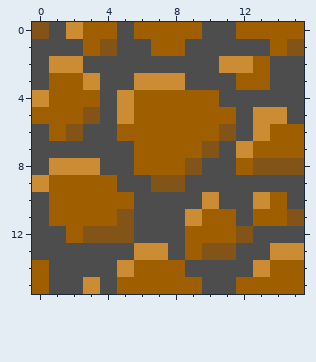
Pixel-art file: art/smallstone.aseprite. Above: the version before the commit.
16x16 pixels, 1 frame.
After:
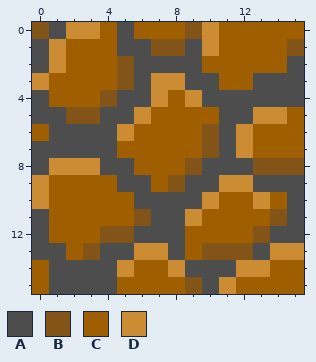
Palette (. is transparent): A #4d4d4d  B #825417  C #9f5f00  D #cc8c33
The exact change:
{"y":0,"x":3,"old":"C","new":"D"}
{"y":0,"x":9,"old":"CAA","new":"BDC"}
{"y":1,"x":1,"old":"AA","new":"DC"}
{"y":1,"x":4,"old":"B","new":"C"}
{"y":1,"x":7,"old":"CC","new":"BB"}
{"y":1,"x":10,"old":"AAAA","new":"DCCC"}
{"y":2,"x":2,"old":"DAAA","new":"CCCB"}
{"y":2,"x":10,"old":"ADD","new":"CCC"}
{"y":2,"x":14,"old":"A","new":"C"}
{"y":3,"x":0,"old":"A","new":"D"}
{"y":3,"x":3,"old":"DAAD","new":"CCBA"}
{"y":3,"x":11,"old":"A","new":"C"}
{"y":3,"x":13,"old":"C","new":"A"}
{"y":4,"x":0,"old":"D","new":"A"}
{"y":4,"x":4,"old":"ADCC","new":"BAAD"}
{"y":4,"x":9,"old":"CC","new":"DA"}
{"y":5,"x":0,"old":"CCC","new":"AAB"}
{"y":5,"x":5,"old":"DC","new":"AD"}
{"y":5,"x":11,"old":"C","new":"A"}
{"y":5,"x":15,"old":"A","new":"C"}
{"y":6,"x":0,"old":"ACB","new":"CAA"}
{"y":6,"x":5,"old":"C","new":"D"}
{"y":6,"x":10,"old":"CBAD","new":"BADC"}
{"y":7,"x":5,"old":"A","new":"C"}
{"y":8,"x":12,"old":"C","new":"A"}
{"y":9,"x":7,"old":"B","new":"C"}
{"y":9,"x":11,"old":"AA","new":"DD"}
{"y":10,"x":0,"old":"A","new":"D"}
{"y":10,"x":11,"old":"AA","new":"CC"}
{"y":11,"x":5,"old":"BA","new":"CB"}
{"y":11,"x":12,"old":"A","new":"C"}
{"y":11,"x":14,"old":"CB","new":"BA"}
{"y":12,"x":1,"old":"A","new":"C"}
{"y":12,"x":3,"old":"B","new":"C"}
{"y":12,"x":12,"old":"BA","new":"CB"}
{"y":13,"x":2,"old":"AA","new":"CB"}
{"y":13,"x":12,"old":"A","new":"B"}
{"y":14,"x":8,"old":"C","new":"D"}
{"y":14,"x":12,"old":"A","new":"D"}
{"y":15,"x":3,"old":"D","new":"A"}
{"y":15,"x":9,"old":"C","new":"B"}
{"y":15,"x":11,"old":"A","new":"D"}
{"label":"changed","picture_box":[32,22,304,294]}
